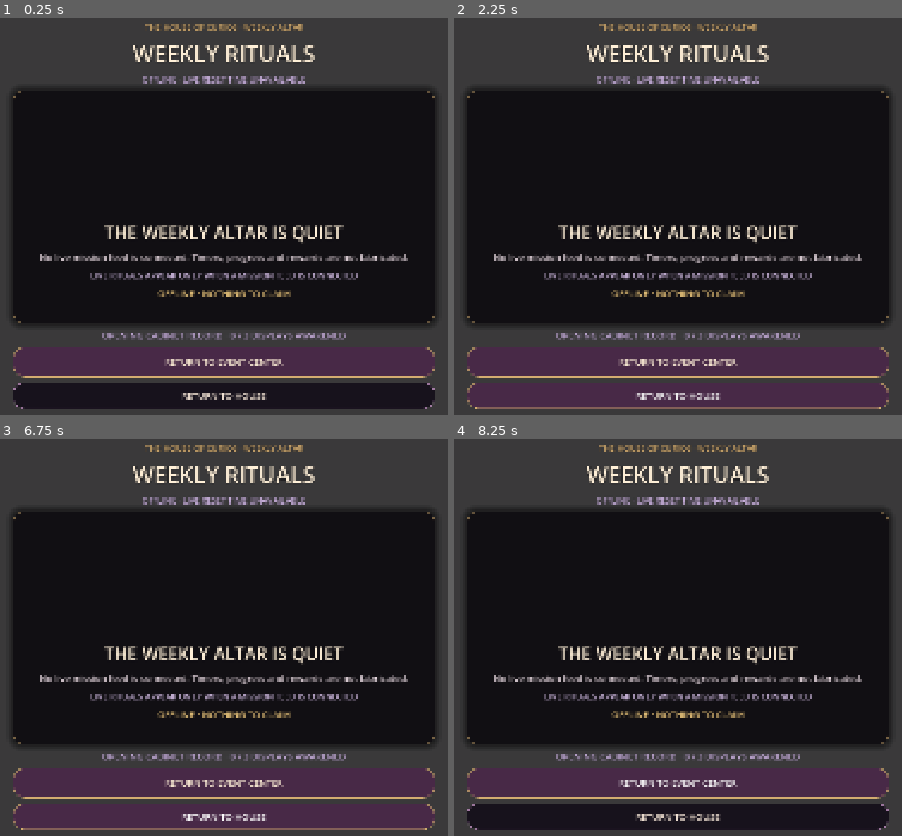
Above: before the commit, frames 1-4 (two rows, left to right).
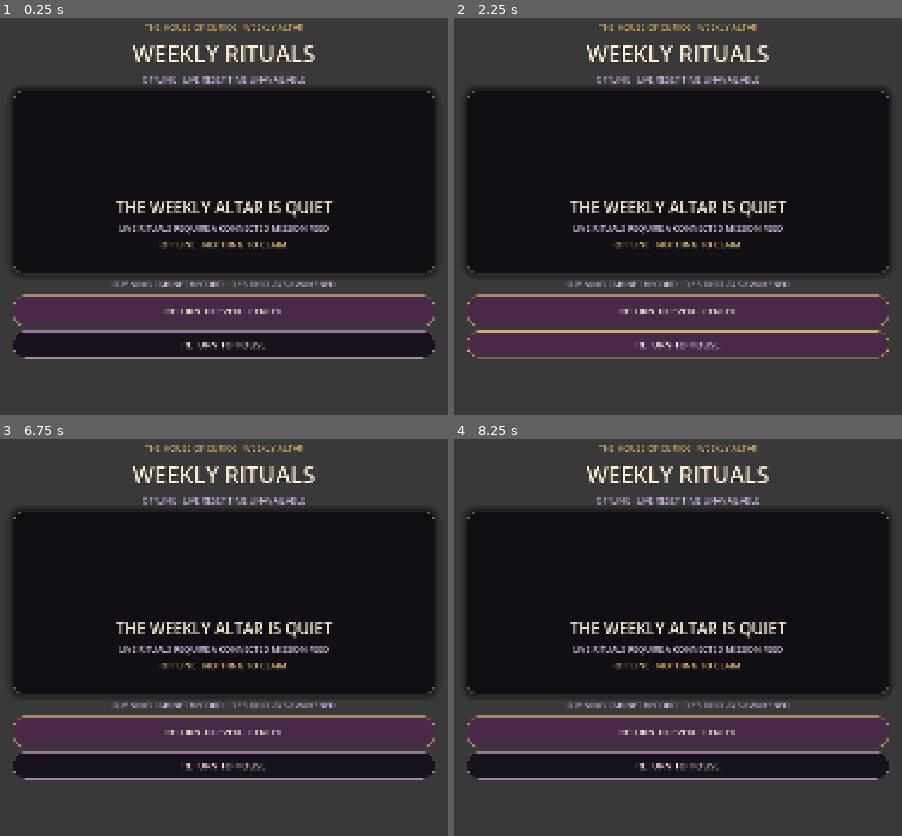
Above: after the commit, the same moments.

Repository: Jay-prodesign/akilta-match3
Game: Godot game, scene res://src/ui/missions/weekly_missions_screen.tscn
Two runs of this game, one before a commit and one after it. Both use one fixed random seed, a clock stepped at 60 frames per second and the inputs below. This scene is started directly instead of the project's main scene.
Inputs (mouse positions are in pixels of both pictures, inside the frame that each line leads up to):
- Up to frame 1 (0.25 s): no input
- Up to frame 2 (2.25 s): tap Enter at 0.5 s; move the mouse to (776, 367) at 0.52 s; click (776, 367) at 0.67 s; click "RETURN TO EVENT CENTER" at 1.25 s; click "RETURN TO HOUSE" at 2 s
- Up to frame 3 (6.75 s): drag from (outside the picture) to (outside the picture) at 2.77 s; move the mouse to (268, 653) at 3.52 s; click (268, 653) at 3.67 s; drag from (outside the picture) to (89, 708) at 4.27 s; move the mouse to (outside the picture) at 5.02 s; click (outside the picture) at 5.17 s; drag from (89, 708) to (156, 629) at 5.77 s; move the mouse to (246, 828) at 6.52 s; click (246, 828) at 6.67 s
- Up to frame 4 (8.25 s): drag from (610, 629) to (outside the picture) at 7.27 s; move the mouse to (776, 788) at 8.02 s; click (776, 788) at 8.17 s

The runs differ from the first frame. In frame 1, 29% of the frame differs, in the area x 2-98%, y 46-99%; in frame 2, 19%; in frame 3, 24%; in frame 4, 29%.

Commit message:
Tighten Weekly Rituals offline altar

Diff:
--- a/src/ui/missions/weekly_missions_screen.tscn
+++ b/src/ui/missions/weekly_missions_screen.tscn
@@ -114,17 +114,17 @@
 horizontal_alignment = 1
 
 [node name="MissionEmptyState" type="PanelContainer" parent="MissionLayout"]
-custom_minimum_size = Vector2(0, 560)
+custom_minimum_size = Vector2(0, 440)
 layout_mode = 2
 theme_override_styles/panel = SubResource("Altar")
 
 [node name="EmptyContent" type="VBoxContainer" parent="MissionLayout/MissionEmptyState"]
 layout_mode = 2
-theme_override_constants/separation = 12
+theme_override_constants/separation = 9
 alignment = 1
 
 [node name="MissionRewardArt" type="TextureRect" parent="MissionLayout/MissionEmptyState/EmptyContent"]
-custom_minimum_size = Vector2(300, 245)
+custom_minimum_size = Vector2(250, 190)
 layout_mode = 2
 expand_mode = 1
 stretch_mode = 5
@@ -132,7 +132,7 @@
 [node name="AltarCopy" type="VBoxContainer" parent="MissionLayout/MissionEmptyState/EmptyContent"]
 layout_mode = 2
 size_flags_horizontal = 3
-theme_override_constants/separation = 14
+theme_override_constants/separation = 9
 alignment = 1
 
 [node name="Headline" type="Label" parent="MissionLayout/MissionEmptyState/EmptyContent/AltarCopy"]
@@ -140,12 +140,13 @@
 theme_override_colors/font_color = Color(1, 0.941, 0.847, 1)
 theme_override_colors/font_outline_color = Color(0.02, 0.014, 0.028, 0.96)
 theme_override_constants/outline_size = 4
-theme_override_font_sizes/font_size = 42
+theme_override_font_sizes/font_size = 38
 text = "THE WEEKLY ALTAR IS QUIET"
 horizontal_alignment = 1
 autowrap_mode = 2
 
 [node name="EmptyBody" type="Label" parent="MissionLayout/MissionEmptyState/EmptyContent/AltarCopy"]
+visible = false
 layout_mode = 2
 theme_override_colors/font_color = Color(0.95, 0.89, 0.92, 1)
 theme_override_colors/font_outline_color = Color(0.02, 0.014, 0.028, 0.94)
@@ -161,7 +162,7 @@
 theme_override_colors/font_outline_color = Color(0.02, 0.014, 0.028, 0.94)
 theme_override_constants/outline_size = 2
 theme_override_font_sizes/font_size = 20
-text = "LIVE RITUALS APPEAR ONLY WHEN A MISSION FEED IS CONNECTED"
+text = "LIVE RITUALS REQUIRE A CONNECTED MISSION FEED"
 horizontal_alignment = 1
 autowrap_mode = 2
 
@@ -170,7 +171,7 @@
 theme_override_colors/font_color = Color(0.95, 0.80, 0.50, 1)
 theme_override_colors/font_outline_color = Color(0.02, 0.014, 0.028, 0.94)
 theme_override_constants/outline_size = 2
-theme_override_font_sizes/font_size = 22
+theme_override_font_sizes/font_size = 21
 text = "OFFLINE · NOTHING TO CLAIM"
 horizontal_alignment = 1
 autowrap_mode = 2
@@ -180,7 +181,7 @@
 theme_override_colors/font_color = Color(0.82, 0.72, 0.90, 1)
 theme_override_colors/font_outline_color = Color(0.02, 0.014, 0.028, 0.92)
 theme_override_constants/outline_size = 2
-theme_override_font_sizes/font_size = 22
+theme_override_font_sizes/font_size = 20
 text = "OPENING CABINET RECORD · 0 / 3 DISPLAYS AWAKENED"
 horizontal_alignment = 1
 autowrap_mode = 2
